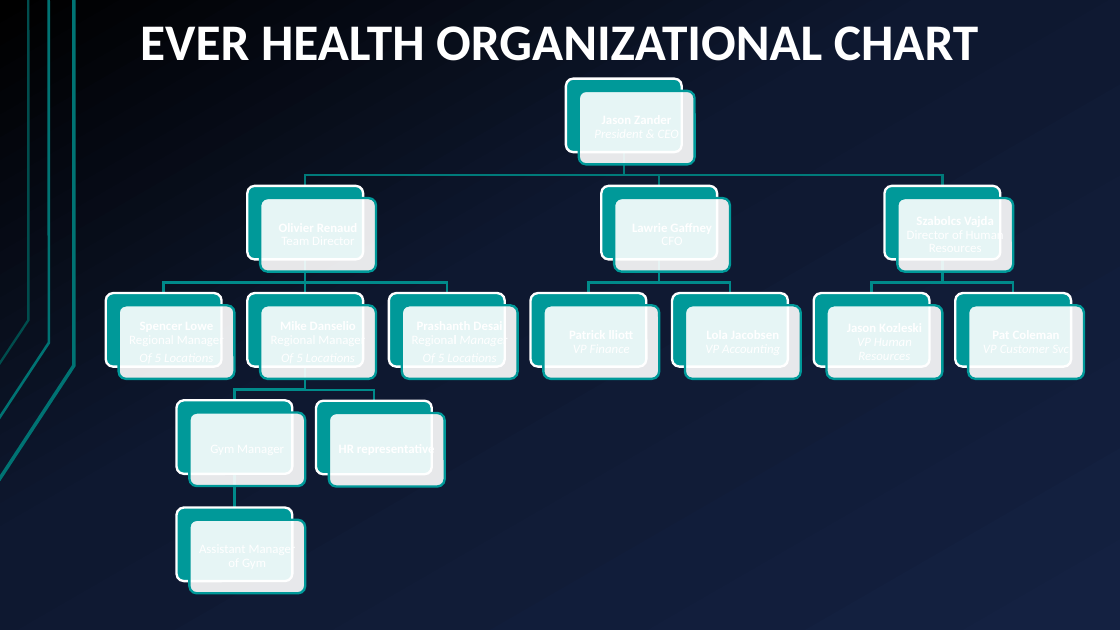
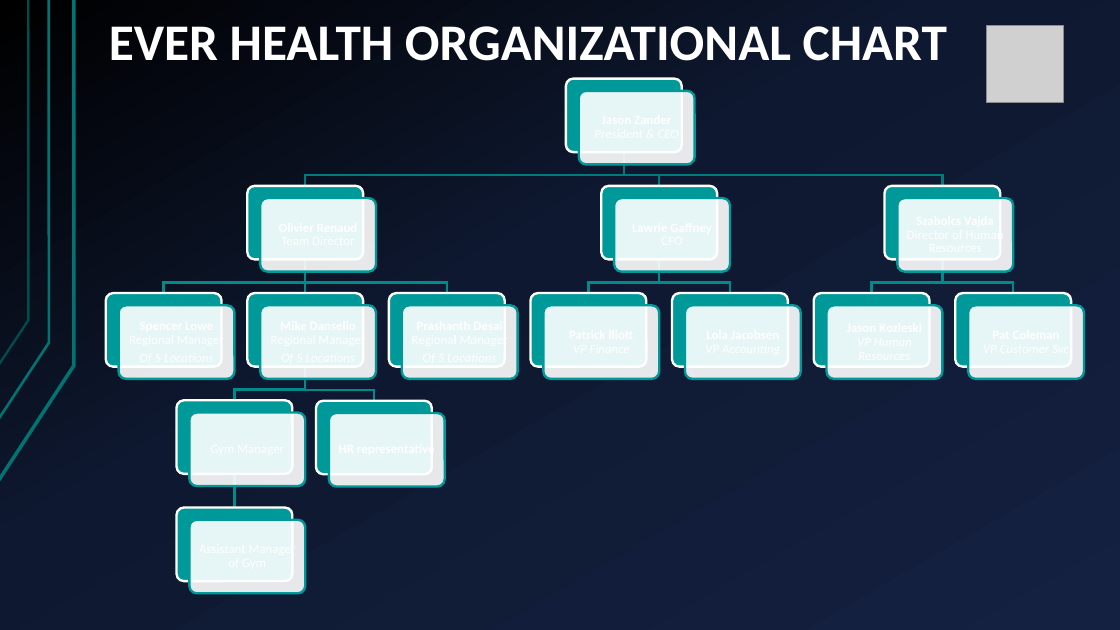
Before and after one commit to jleahy7/CSCI-2999-Capstone_Project, a slide deck: slide 7 of week3/thursday/Ever Health Final Plan.pptx. Drawn at 1120x630 pixels with LibreOffice and Linux fonts; fonts in the diff are those of the drawing; grey boxes stand for pictures. Boxes give left, top, right and bottom in pixels: in the first picture for what was removed or moved away, otherwise in the second. Text is boxed around its words. In the diff, an @@ line names an element or a change of style, - is before the commit and + after.

```diff
--- a/week3/thursday/Ever Health Final Plan.pptx
+++ b/week3/thursday/Ever Health Final Plan.pptx
@@ title "EVER HEALTH ORGANIZATIONAL CHART": place and size @@
-title "EVER HEALTH ORGANIZATIONAL CHART" at [140, 26, 978, 61]
+title "EVER HEALTH ORGANIZATIONAL CHART" at [109, 26, 947, 61]
@@ picture added at [986, 25, 1064, 103] @@
```
Also in this commit, not shown: 19 other slides changed, 6 slides added.
